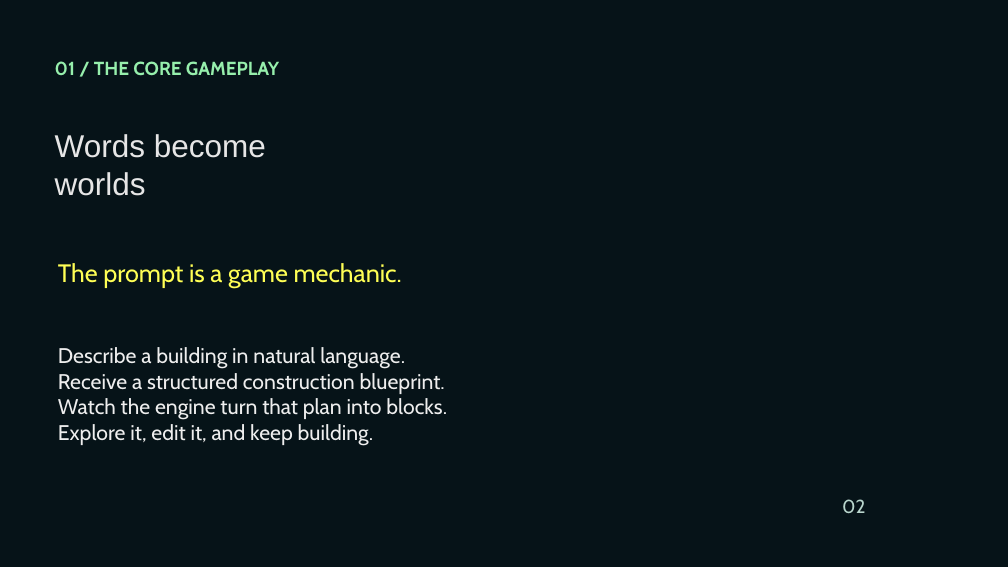
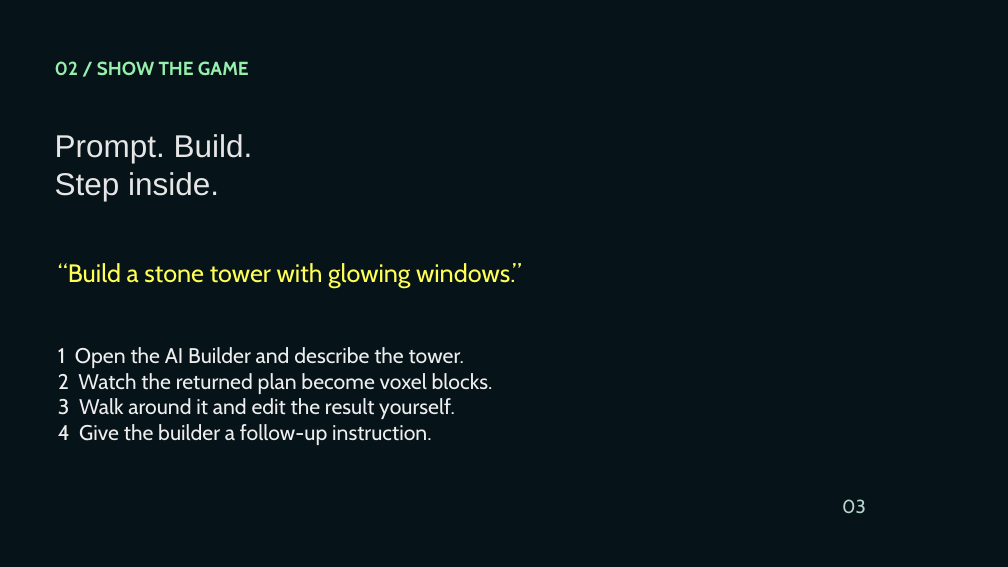
Before and after one commit to Nakshatra05/tensorcraft-bittensor, a slide deck: slide 3 of presentation/TensorCraft-Bittensor-Pitch.pptx (slide 2 before the commit). Drawn at 1008x567 pixels with LibreOffice and Linux fonts; fonts in the diff are those of the drawing; background and template pictures are left out. Boxes give left, top, right and bottom in pixels: in the first picture for what was removed or moved away, otherwise in the second. Text is boxed around its words. In the diff, an @@ line names an element or a change of style, - is before the commit and + after.

```diff
--- a/presentation/TensorCraft-Bittensor-Pitch.pptx
+++ b/presentation/TensorCraft-Bittensor-Pitch.pptx
@@ text at bbox=[55, 61, 249, 76]: text changed @@
-01 / THE CORE GAMEPLAY
+02 / SHOW THE GAME
@@ text at bbox=[55, 134, 253, 201]: text changed @@
-Words become
-worlds
+Prompt. Build.
+Step inside.
@@ text at bbox=[58, 263, 521, 288]: text changed @@
-The prompt is a game mechanic.
+“Build a stone tower with glowing windows.”
@@ text at bbox=[58, 347, 493, 445]: text changed @@
-Describe a building in natural language.
-Receive a structured construction blueprint.
-Watch the engine turn that plan into blocks.
-Explore it, edit it, and keep building.
+1 Open the AI Builder and describe the tower.
+2 Watch the returned plan become voxel blocks.
+3 Walk around it and edit the result yourself.
+4 Give the builder a follow-up instruction.
@@ text at bbox=[842, 499, 866, 513]: text changed @@
-02
+03
```
Also in this commit, not shown: 5 other slides changed, 2 slides added, 2 slides removed.
